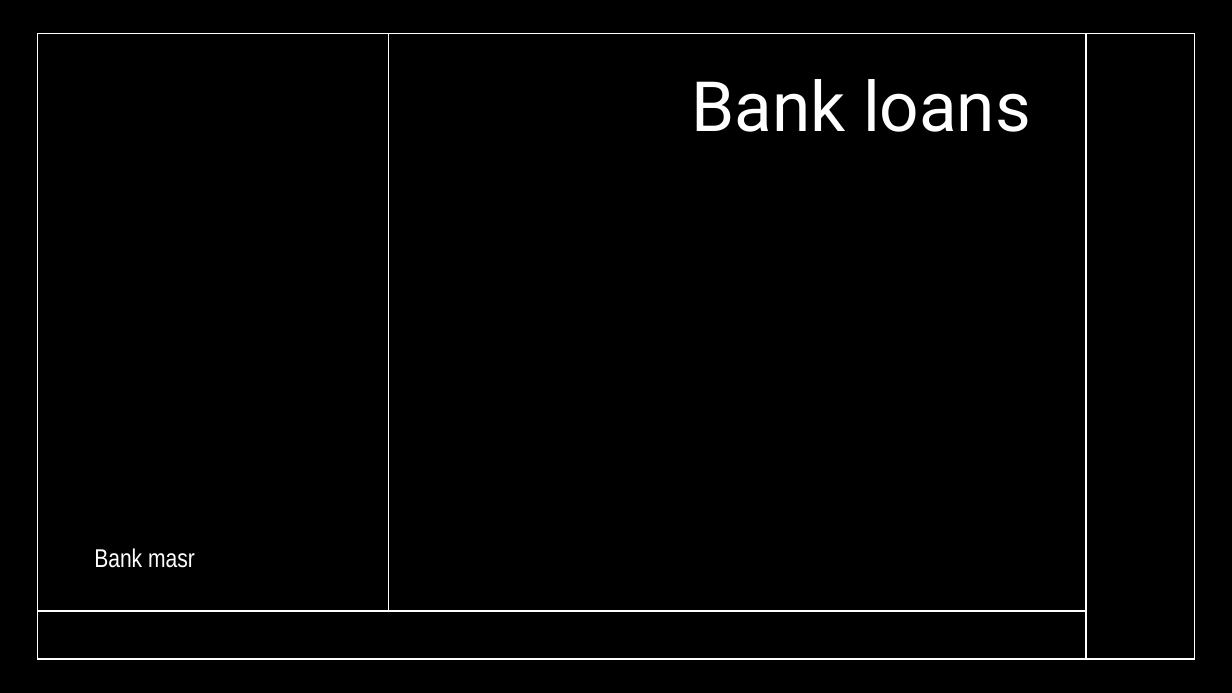
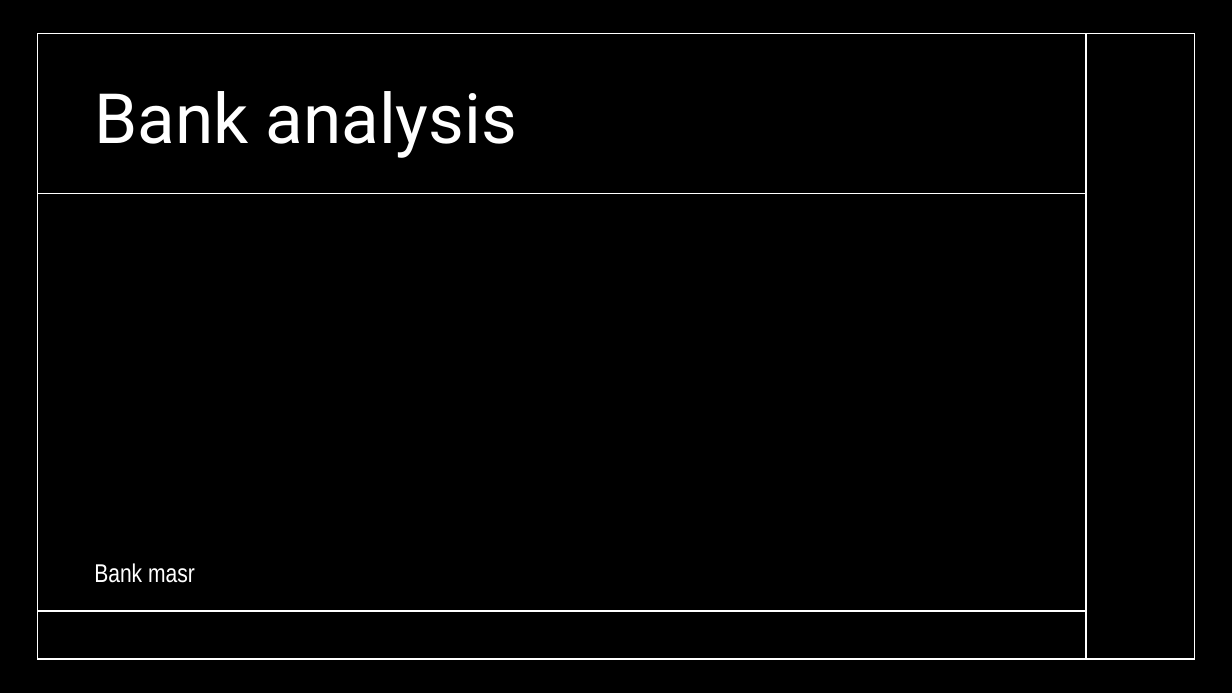
Before and after one commit to Mahmoud-Khorshed-DS-AI/Bank_Misr_project, a slide deck: slide 1 of Bank loans.pptx. Drawn at 1232x693 pixels with LibreOffice and Linux fonts; fonts in the diff are those of the drawing; background and template pictures are left out. Boxes give left, top, right and bottom in pixels: in the first picture for what was removed or moved away, otherwise in the second. Text is boxed around its words. In the diff, an @@ line names an element or a change of style, - is before the commit and + after.

```diff
--- a/Bank loans.pptx
+++ b/Bank loans.pptx
@@ rectangle at (x1=0, y1=0, x2=1007, y2=693): fill #000000 to gradient #FFFFFF to #000000; rotation 0 to 270 degrees @@
@@ line removed from (389, 611) to (389, 34) @@
@@ title removed at (x1=692, y1=79, x2=1031, y2=132) @@
-Bank loans
@@ title added at (x1=94, y1=91, x2=517, y2=158), 54 pt, text #FFFFFF @@
+Bank analysis
@@ line added from (38, 193) to (1086, 193), #FFFFFF 1 pt @@
@@ subtitle "Bank masr" moved from (x1=94, y1=548, x2=195, y2=568) to (x1=94, y1=563, x2=195, y2=583) @@
```
Also in this commit, not shown: 3 other slides changed, 2 slides added, 2 other files.
